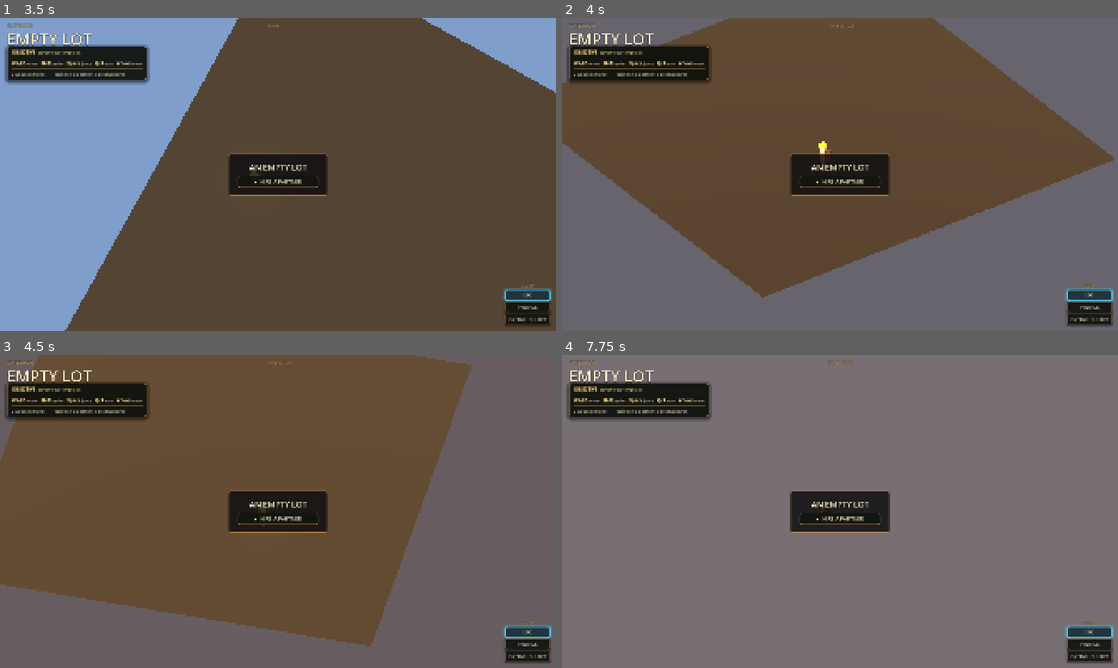
Above: before the commit, frames 1-4 (two rows, left to right).
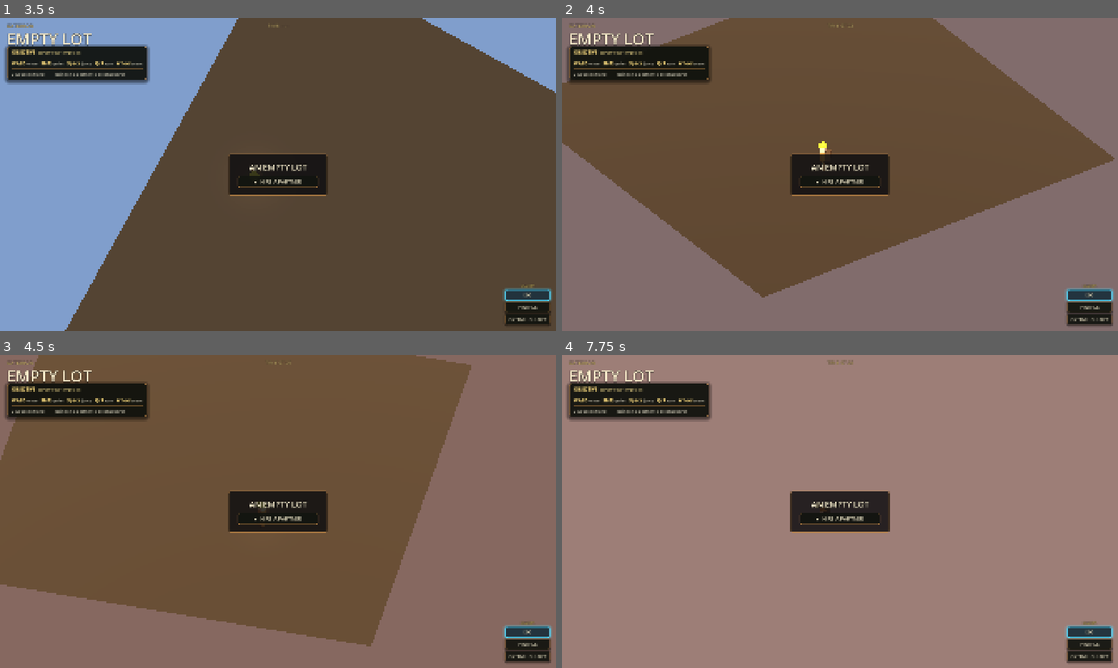
Above: after the commit, the same moments.

Repository: jaredclarkgay/space-tower-iso
Game: Godot game, scene res://scenes/tower/tower.tscn
Two runs of this game, one before a commit and one after it. Both use one fixed random seed, a clock stepped at 60 frames per second and the inputs below.
Inputs (mouse positions are in pixels of both pictures, inside the frame that each line leads up to):
- Up to frame 1 (3.5 s): tap Enter at 0.5 s; move the mouse to (400, 158) at 0.52 s; hold D (move_right) 0.53-1.25 s; hold Middle mouse button (camera_pan) 0.53-1.25 s; click (400, 158) at 0.67 s; tap Space (jump) at 0.77 s; drag from (166, 190) to (250, 237) at 1.27 s; move the mouse to (333, 105) at 2.02 s; hold D (move_right) 2.03-2.75 s; hold R (camera_rotate_right) 2.03-2.75 s; drag from (250, 237) to (111, 127) at 2.77 s
- Up to frame 2 (4 s): tap [ (debug_start_clock) at 3.5 s; move the mouse to (1006, 221) at 3.52 s; hold A (move_left) from 3.53 s (still down); hold Mouse wheel down (camera_zoom_out) from 3.53 s (still down); tap Space (jump) at 3.77 s
- Up to frame 3 (4.5 s): release A (move_left) at 4.25 s; release Mouse wheel down (camera_zoom_out) at 4.25 s; drag from (111, 464) to (194, 433) at 4.27 s
- Up to frame 4 (7.75 s): move the mouse to (867, 511) at 5.02 s; hold S (move_down) 5.03-5.75 s; tap P (plant) at 5.1 s; click (867, 511) at 5.17 s; drag from (756, 433) to (728, 527) at 5.77 s; tap [ (debug_start_clock) at 6.5 s; move the mouse to (962, 495) at 6.52 s; hold W (move_up) 6.53-7.25 s; hold Tab (survey) 6.53-7.25 s; tap Space (jump) at 6.77 s; drag from (728, 527) to (812, 574) at 7.27 s

Frame 1 is identical in both runs. In frame 2, 42% of the frame differs, in the area x 0-100%, y 0-100%; in frame 3, 36%; in frame 4, 93%.

Commit message:
tune(time): brighter daylight — midday intensity gain + lighter sky
Feel pass on the day/night lighting. Noon read too dark because the time
modulation capped at the floor's identity (intensity 1.0 at noon). Add
TOD_DAY_INTENSITY (1.40) as a midday gain: intensity = lerp(night,1,day) +
(day_gain-1)*high, so noon is brighter than identity and night dimmer.
Lighter day_sky + warmer sunset horizon.

Verified (windowed): Sky Lounge amb energy 2.24/0.42/0.24 at noon/dusk/night
(bright cool day -> warm low dusk -> dark moonlit night); Residential swings
1.26->0.60 (gentler, exposure 0.5).

Co-Authored-By: Claude Opus 4.8 (1M context) <noreply@anthropic.com>

Diff:
--- a/autoloads/constants.gd
+++ b/autoloads/constants.gd
@@ -437,6 +437,7 @@
 # Time-of-day lighting feel (Stage 3) — modulation composed on each floor's
 # identity preset, scaled by that floor's sky_exposure. Gradients, not switches.
 const TOD_NIGHT_INTENSITY := 0.15      # moonlit floor: sky-exposed floors never go full dark
+const TOD_DAY_INTENSITY := 1.40        # midday GAIN above identity, so noon reads as bright daylight
 const TOD_SUN_PITCH_MIN := -8.0        # deg — sun just below the horizon (night)
 const TOD_SUN_PITCH_MAX := 62.0        # deg — sun elevation at noon
 const TOD_SUN_YAW_SWEEP := 70.0        # deg — east->west azimuth swing across the day
--- a/scenes/tower/tower_controller.gd
+++ b/scenes/tower/tower_controller.gd
@@ -323,15 +323,17 @@
 	var elev: float = -cos(TAU * t)                      # -1 midnight, 0 dawn/dusk, +1 noon
 	var day: float = smoothstep(-0.15, 0.5, elev)        # 0 deep night -> 1 daylight
 	var high: float = clampf(elev, 0.0, 1.0)             # 0 at the horizon -> 1 at noon
-	var intensity: float = lerpf(float(_c.TOD_NIGHT_INTENSITY), 1.0, day)
+	# Night floor -> identity by daybreak, plus a midday GAIN that peaks at noon so
+	# daylight reads brighter than the neutral identity (and night dimmer).
+	var intensity: float = lerpf(float(_c.TOD_NIGHT_INTENSITY), 1.0, day) + (float(_c.TOD_DAY_INTENSITY) - 1.0) * high
 	# Warmth: cool moonlight at night, golden near the horizon, white at noon.
 	var golden := Color(1.00, 0.72, 0.45)
 	var moon := Color(0.55, 0.64, 0.92)
 	var warmth: Color = moon.lerp(golden.lerp(Color.WHITE, high), day)
-	# Sky bg: dark night -> warm horizon -> day blue.
+	# Sky bg: dark night -> warm horizon -> bright day blue.
 	var night_sky := Color(0.04, 0.05, 0.10)
-	var horizon_sky := Color(0.55, 0.42, 0.34)
-	var day_sky := Color(0.50, 0.62, 0.80)
+	var horizon_sky := Color(0.76, 0.46, 0.28)
+	var day_sky := Color(0.58, 0.73, 0.95)
 	var sky_tint: Color = night_sky.lerp(horizon_sky.lerp(day_sky, high), day)
 	# Sun rotation: elevation tracks the curve; azimuth sweeps east->west by day.
 	var pitch: float = lerpf(float(_c.TOD_SUN_PITCH_MIN), float(_c.TOD_SUN_PITCH_MAX), elev * 0.5 + 0.5)
Not shown, changed: agent/session_log.md
